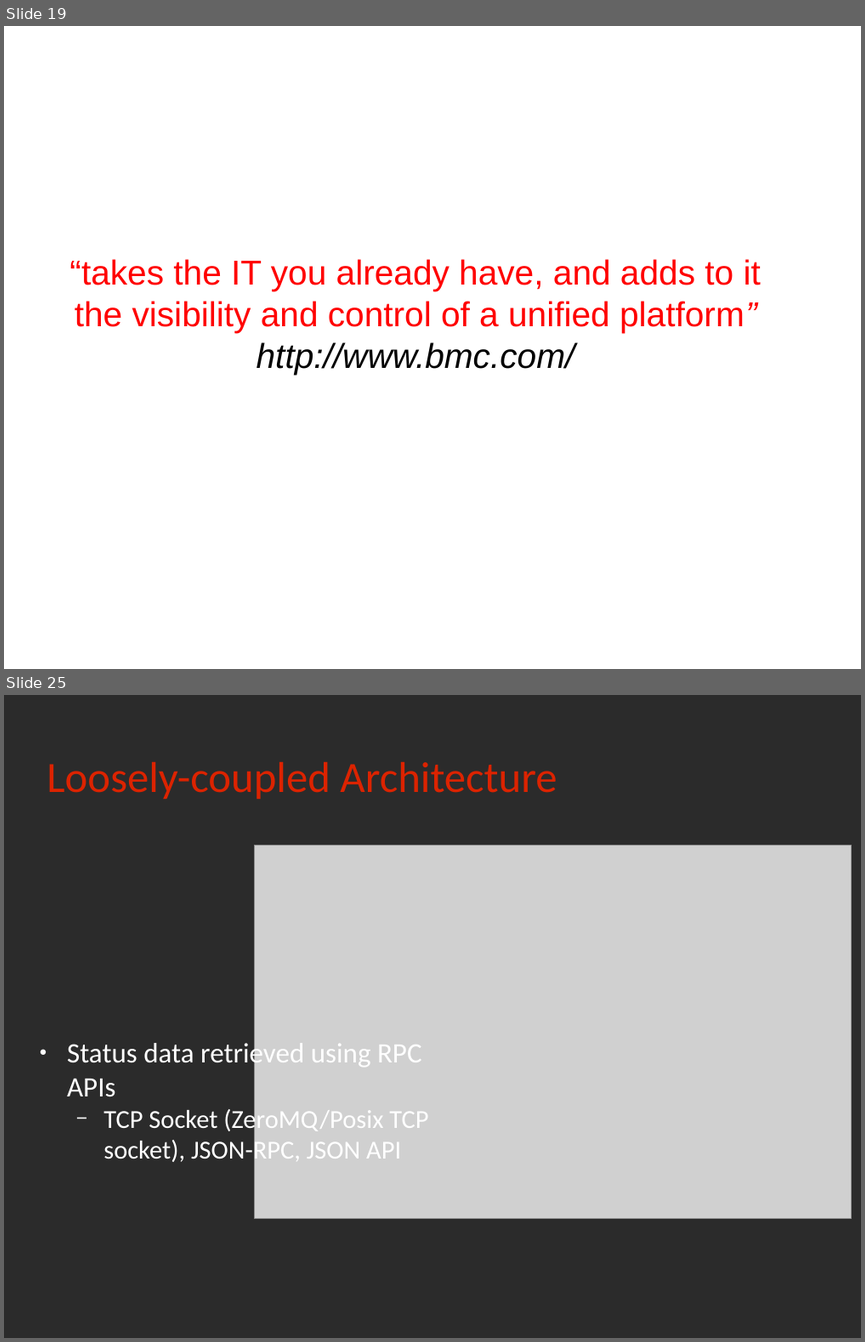
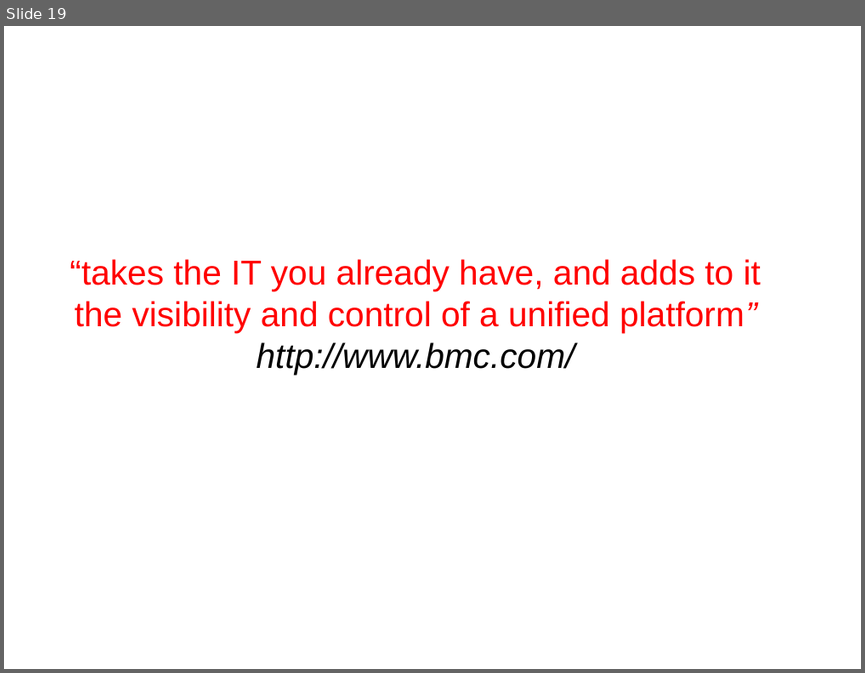
Before and after one commit to rchakode/realopinsight, a slide deck: doc/talks/nwc-2013.odp. Shown one above the other, each under a label of ours: slides 19 and 25 before the commit, slide 19 after it; the slides between them are not shown. The pictures are 865x1342 and 865x673 pixels, drawn with LibreOffice and Linux fonts; fonts in the diff are those of the drawing; grey boxes stand for pictures; background and template pictures are left out; a plain dark background stands for a picture behind light text. Boxes give left, top, right and bottom in pixels: in the first picture for what was removed or moved away, otherwise in the second. Text is boxed around its words. In the diff, an @@ line names an element or a change of style, - is before the commit and + after.

```diff
--- a/doc/talks/nwc-2013.odp
+++ b/doc/talks/nwc-2013.odp
@@ slide 25 removed at [4,695,861,1338], background picture (left out) @@
@@ title removed at [46,761,556,799] @@
-Loosely-coupled Architecture
@@ picture removed at [255,845,851,1219] @@
@@ text removed at [67,1039,428,1165] @@
-● Status data retrieved using RPC APIs
-  − TCP Socket (ZeroMQ/Posix TCP socket), JSON-RPC, JSON API
```
Also in this commit, not shown: 28 slides changed, 5 slides added, 2 other slides removed, 1 other file.
